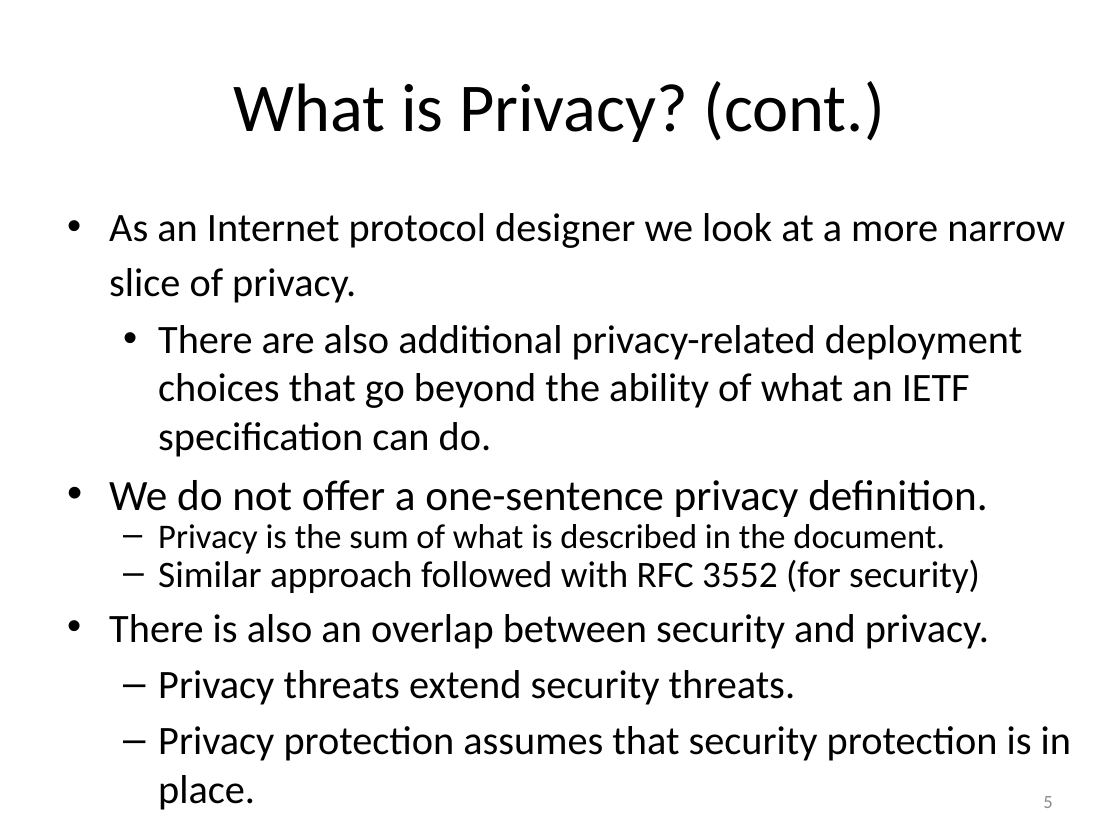
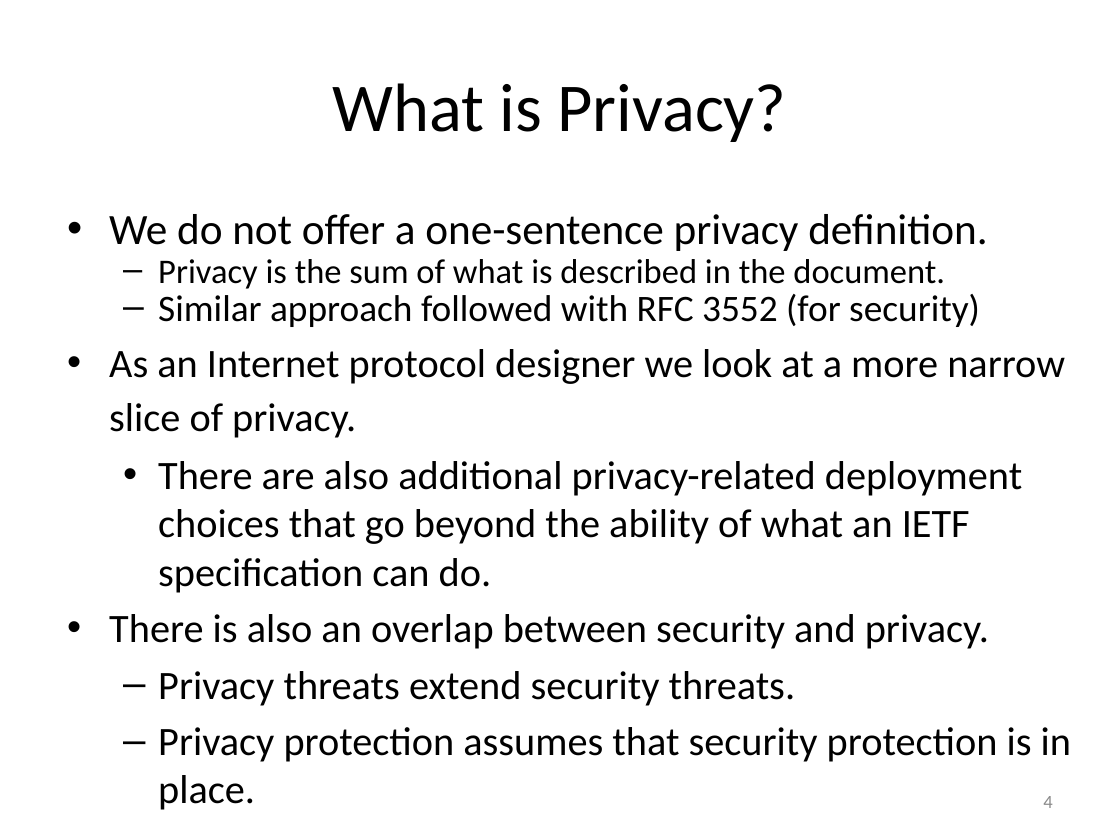
Before and after one commit to hannestschofenig/tschofenig-ids, a slide deck: slide 4 of PrivacyTutorial/iab-privacy-considerations.pptx (slide 5 before the commit). Drawn at 1120x840 pixels with LibreOffice and Linux fonts; fonts in the diff are those of the drawing. Boxes give left, top, right and bottom in pixels: in the first picture for what was removed or moved away, otherwise in the second. Text is boxed around its words. In the diff, an @@ line names an element or a change of style, - is before the commit and + after.

```diff
--- a/PrivacyTutorial/iab-privacy-considerations.pptx
+++ b/PrivacyTutorial/iab-privacy-considerations.pptx
@@ title at [332,83,787,142]: text changed @@
-What is Privacy? (cont.)
+What is Privacy?
@@ text at [109,213,1065,457]: paragraphs removed @@
-• As an Internet protocol designer we look at a more narrow slice of privacy.
-  • There are also additional privacy-related deployment choices that go beyond the ability of what an IETF specification can do.
@@ text at [109,349,1065,593]: paragraphs added @@
+• As an Internet protocol designer we look at a more narrow slice of privacy.
+  • There are also additional privacy-related deployment choices that go beyond the ability of what an IETF specification can do.
@@ page number at [1043,796,1052,808]: text changed @@
-5
+4
```
Also in this commit, not shown: 4 other slides changed, 4 slides added, 20 slides removed.
